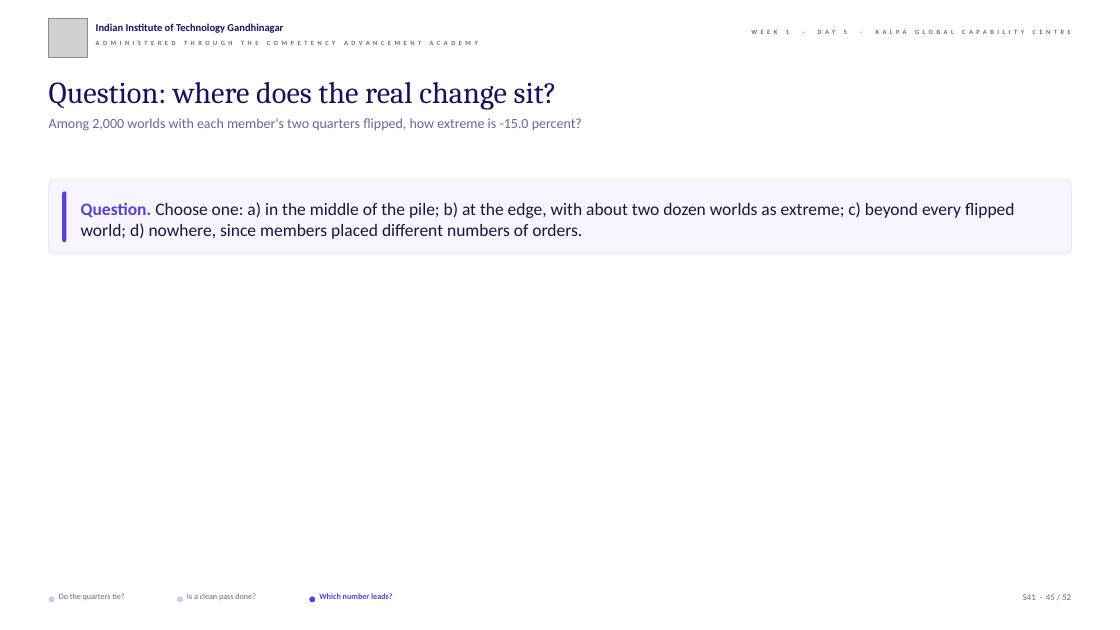
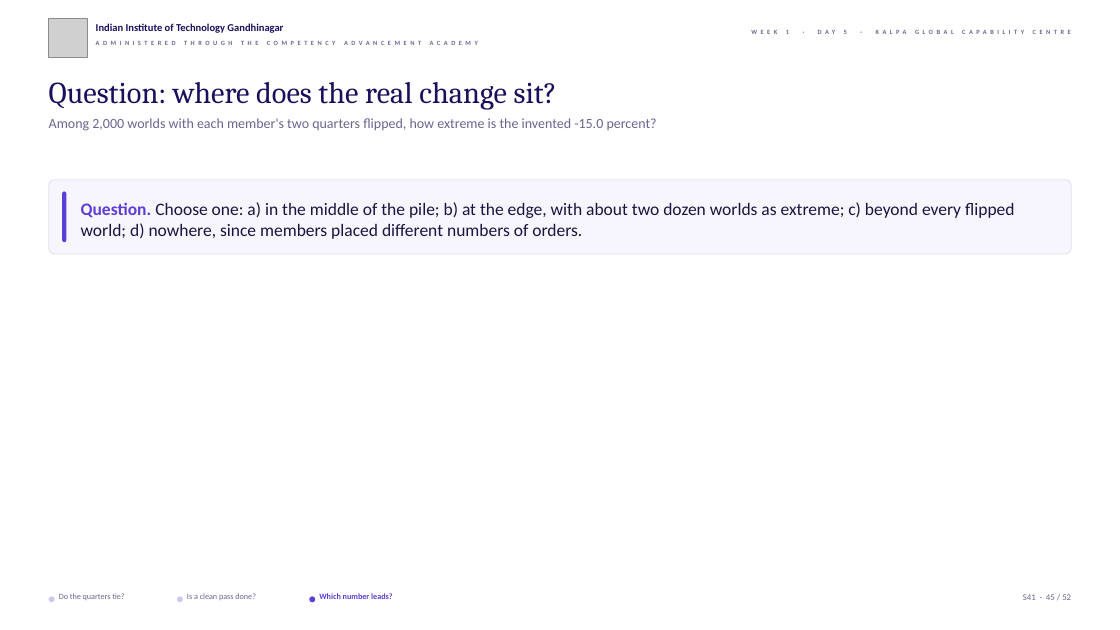
Before and after one commit to fde-academy-lab/c2-content-factory, a slide deck: slide 45 of content/W01/D5/slides/C2_W01_D05_debrief_STUDENT.pptx. Drawn at 1120x630 pixels with LibreOffice and Linux fonts; fonts in the diff are those of the drawing; grey boxes stand for pictures; background and template pictures are left out. Boxes give left, top, right and bottom in pixels: in the first picture for what was removed or moved away, otherwise in the second. Text is boxed around its words. In the diff, an @@ line names an element or a change of style, - is before the commit and + after.

```diff
--- a/content/W01/D5/slides/C2_W01_D05_debrief_STUDENT.pptx
+++ b/content/W01/D5/slides/C2_W01_D05_debrief_STUDENT.pptx
@@ text at (x1=49, y1=118, x2=657, y2=131): text changed @@
-Among 2,000 worlds with each member's two quarters flipped, how extreme is -15.0 percent?
+Among 2,000 worlds with each member's two quarters flipped, how extreme is the invented -15.0 percent?
```
Also in this commit, not shown: 1 other slide changed, 10 other files.
